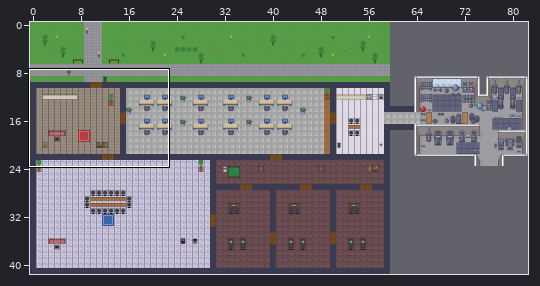
A Tiled map (JSON) gets an edit: client/public/maps/default.tmj. The first picture is a wide view before the edit; the outline marks the close-up.
Close-up. Old version:
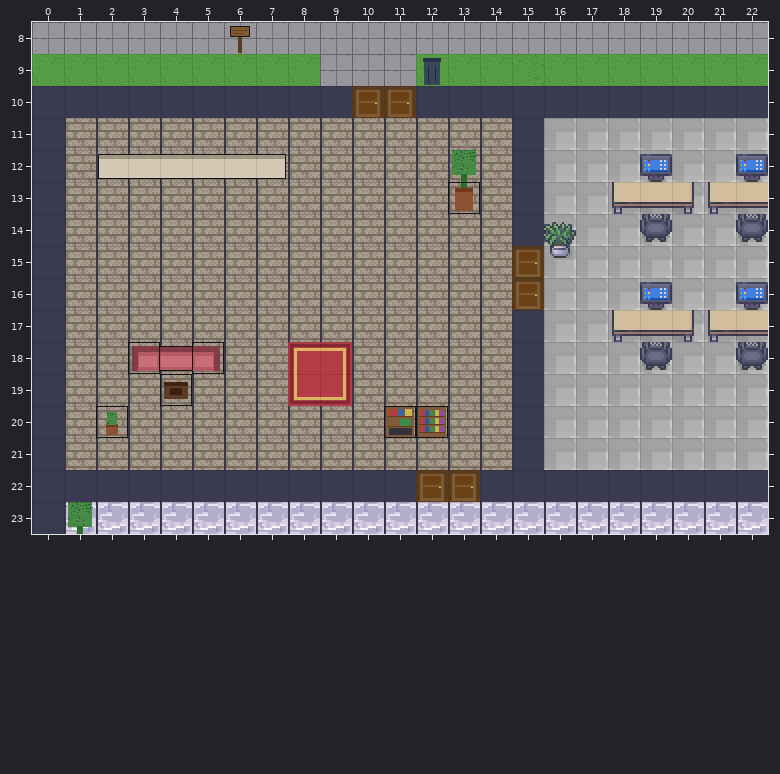
Cells are 32x32 px. Shown: x 0..22, y 8..23.
The same view after the edit:
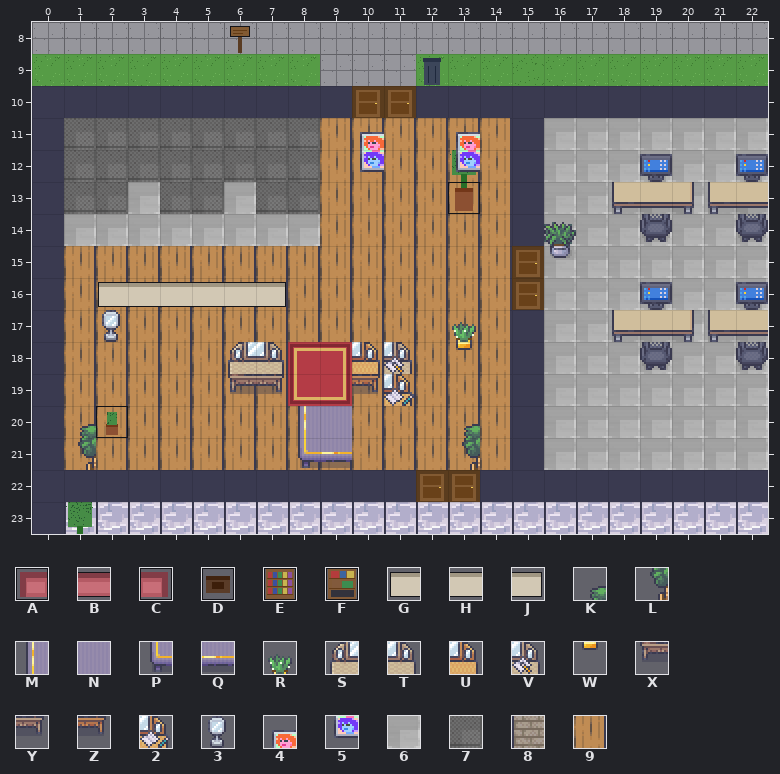
Key: from "basic": A 70, B 71, C 72, D 73, E 74, F 75, G 81, H 82, J 83; from "livingroom": K 10, L 26, M 39, N 40, P 55, Q 56, R 80, S 82, T 83, U 85, V 86, W 96, X 98, Y 99, Z 101, 2 102, 3 112; from "office_shadow": 4 192, 5 208; from "room_builder": 6 90, 7 122, 8 148; from "room_builder_big": 9 853.
_ is an empty cell, # one hidden under a higher layer.
Changes in this commit:
Layer "limezu_floor":
y 11..12: x 1..14 88888888888888 -> 77777777999999
y 13: x 1..14 88888888888888 -> 77677677999999
y 14: x 1..14 88888888888888 -> 66666666999999
y 15..17: x 1..14 88888888888888 -> 99999999999999
y 18..19: x 1..7 8888888 -> 9999999; x 10..14 88888 -> 99999
y 20: x 1..14 88888888888888 -> 99999999#99999
y 21: x 1..14 88888888888888 -> 99999999999999
Layer "furniture":
y 12: x 2..7 GHHHHJ -> ______
y 16: x 2..7 ______ -> GHHHHJ
y 17: x 2 _ -> 3; x 13 _ -> R
y 18: x 3..7 ABC__ -> ___ST; x 10..11 __ -> UV; x 13 _ -> W
y 19: x 4 D -> _; x 6..7 __ -> XY; x 10..11 __ -> Z2
y 20: x 1 _ -> K; x 8..9 __ -> MN; x 11..13 FE_ -> __K
y 21: x 1 _ -> L; x 8..9 __ -> PQ; x 13 _ -> L
Layer "decoration":
y 11: x 10 _ -> 4; x 13 _ -> 4
y 12: x 10 _ -> 5; x 13 _ -> 5
Pixel boxes of the changes (left, top, right, bottom) in both close-ups:
changed: (64, 118, 512, 470)
